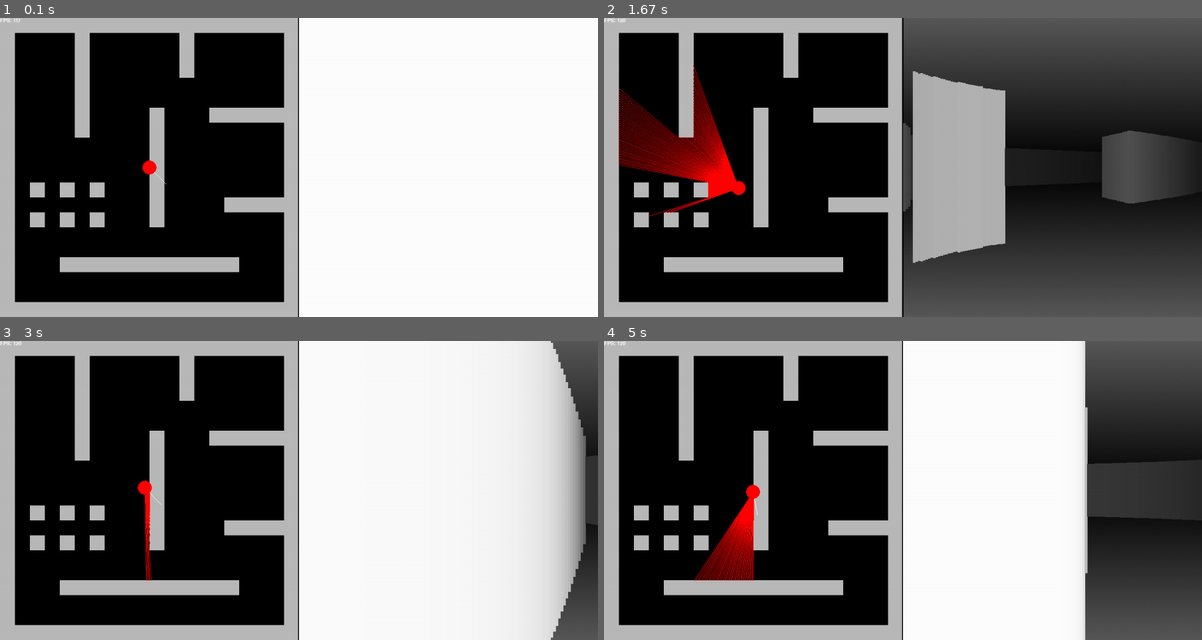
Above: before the commit, frames 1-4 (two rows, left to right).
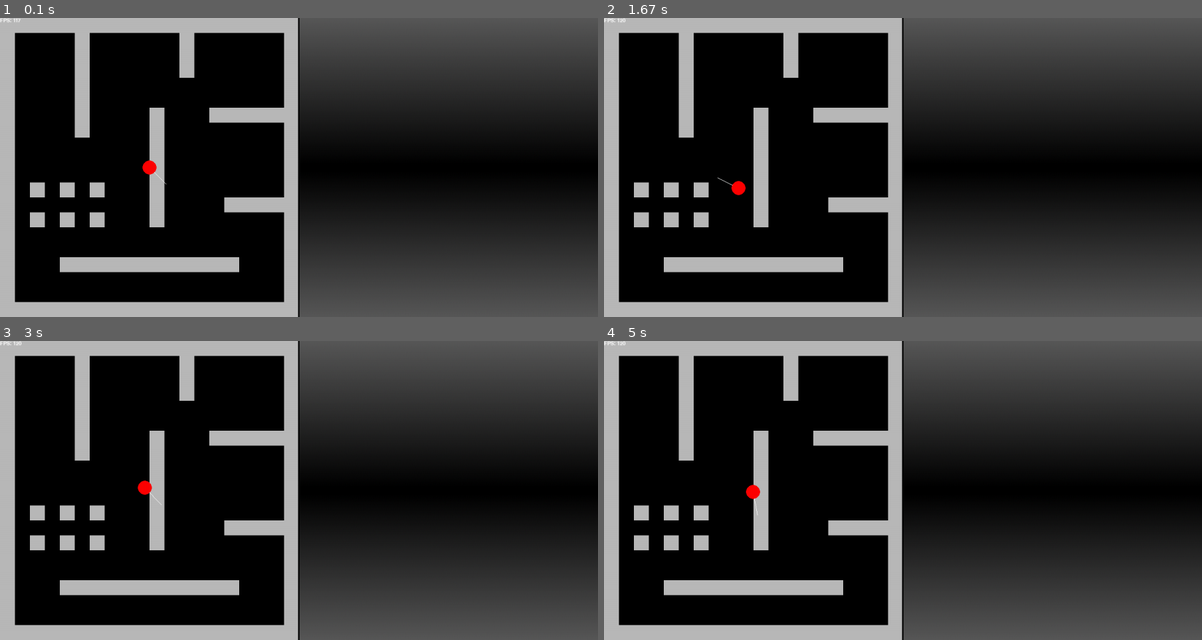
Above: after the commit, the same moments.

Repository: natyavidhan/pygame-raycaster-thingy
Game: pygame game, started from main.py
Two runs of this game, one before a commit and one after it. Both use one fixed random seed, a clock stepped at 60 frames per second and the inputs below.
Inputs:
- Up to frame 1 (0.1 s): no input
- Up to frame 2 (1.67 s): hold D 0.33-0.8 s; hold W 0.83-1.13 s; hold D 1.17-1.63 s
- Up to frame 3 (3 s): hold A 1.67-2.2 s; hold S 2.23-2.53 s; hold A 2.57-2.97 s
- Up to frame 4 (5 s): hold W 3-3.37 s; hold D 3.4-4.03 s; hold A 4.47-4.93 s; hold D from 4.97 s (still down)

The runs differ from the first frame. In frame 1, 50% of the frame differs, in the area x 50-100%, y 0-100%; in frame 2, 17%; in frame 3, 47%; in frame 4, 36%.

Commit message:
removed raycaster

Diff:
--- a/main.py
+++ b/main.py
@@ -1,8 +1,8 @@
 from raycaster import Raycaster, Player
 
 
-raycaster = Raycaster("map.png")
-player = Player(320, 320, raycaster)
+player = Player(320, 320)
+raycaster = Raycaster("map.png", player)
 
 raycaster.loadMap()
-raycaster.run(player)
+raycaster.run()
--- a/raycaster.py
+++ b/raycaster.py
@@ -6,49 +6,52 @@
 pygame.font.init()
 
 class Player:
-    def __init__(self, x, y, raycaster):
+    def __init__(self, x, y):
         self.x = x
         self.y = y
         self.angle = 315 * math.pi / 180
         self.speed = 3
-        self.fov = 90 * math.pi / 180
-        self.max_depth = 640
-        self.casted_rays = 120
-        self.STEPS = 1
-        self.raycaster = raycaster
-        self.screen = raycaster.screen
+        # self.fov = 90 * math.pi / 180
+        # self.max_depth = 640
+        # self.casted_rays = 120
+        # self.STEPS = 1
+        # self.raycaster = raycaster
+        # self.screen = raycaster.screen
 
-    def draw(self):
+    def draw(self, screen):
         pygame.draw.line(
-            self.screen,
+            screen,
             (255, 255, 255),
             (self.x, self.y),
             (self.x - math.sin(self.angle) * 50, self.y + math.cos(self.angle) * 50),
             1,
         )
-        pygame.draw.circle(self.screen, (255, 0, 0), (int(self.x), int(self.y)), 15)
+        pygame.draw.circle(screen, (255, 0, 0), (int(self.x), int(self.y)), 15)
 
-    def cast_rays(self):
-        start_angle = self.angle - self.fov / 2
-        for ray in range(self.casted_rays):
-            for depth in range(int(self.max_depth/self.STEPS)):
-                x = self.x - math.sin(start_angle) * (depth * self.STEPS)
-                y = self.y + math.cos(start_angle) * (depth * self.STEPS)
-                if self.raycaster.pxData[int(x)][int(y)] == 1:
-                    break
-            depth+= 0.0001 # to prevent division by zero
-            pygame.draw.line(self.screen, (255, 0, 0), (self.x, self.y), (x, y), 1)
-            start_angle += self.fov / self.casted_rays
-            cdep = depth * self.STEPS
-            color = 255 / ((1 + cdep * cdep * 0.0001))
-            depth *= math.cos(self.angle - start_angle)
-            wall_height = 21000 / (depth * self.STEPS)
-            SCALE = (640) / self.casted_rays
-            pygame.draw.rect(self.screen, (color, color, color), (640 + ray * SCALE, (640 / 2) - wall_height / 2,
-                SCALE+1, wall_height))
+    # def cast_rays(self):
+    #     start_angle = self.angle - self.fov / 2
+    #     rays = []
+    #     SCALE = (640) / self.casted_rays
+    #     for ray in range(self.casted_rays):
+    #         for depth in range(int(self.max_depth/self.STEPS)):
+    #             x = self.x - math.sin(start_angle) * (depth * self.STEPS)
+    #             y = self.y + math.cos(start_angle) * (depth * self.STEPS)
+    #             if self.raycaster.pxData[int(x)][int(y)] == 1:
+    #                 break
+    #         depth+= 0.0001 # to prevent division by zero
+    #         pygame.draw.line(self.screen, (255, 0, 0), (self.x, self.y), (x, y), 1)
+    #         start_angle += self.fov / self.casted_rays
+    #         cdep = depth * self.STEPS
+    #         color = 255 / ((1 + cdep * cdep * 0.0001))
+
+    #         depth *= math.cos(self.angle - start_angle)
+    #         wall_height = 21000 / (depth)# * self.STEPS)
+
+    #         pygame.draw.rect(self.screen, (color, color, color), (640 + ray * SCALE, (640 / 2) - wall_height / 2,
+    #             SCALE+1, wall_height))
 
 class Raycaster:
-    def __init__(self, mapFile):
+    def __init__(self, mapFile, player):
         self.screen = pygame.display.set_mode((1280, 640))
         pygame.display.set_caption("Pygame Raycaster")
         self.clock = pygame.time.Clock()
@@ -56,6 +59,7 @@
         self.TILESIZE = 32
         self.pxData = []
         self.gameMap = []
+        self.player = player
 
         self.img = Image.open(mapFile)
         self.large_img = Image.new("RGBA", (640, 640), (0, 0, 0, 255))
@@ -75,9 +79,11 @@
             for j in range(640):
                 self.pxData[i].append(1 if self.large_img.getpixel((i, j)) == (255, 255, 255, 255) else 0)
 
+    # def cast_rays(self):
 
 
-    def run(self, player):
+
+    def run(self):
         while self.running:
             pxData = self.pxData
 
@@ -105,21 +111,21 @@
 
             keys = pygame.key.get_pressed()
             if keys[pygame.K_a]:
-                player.angle -= (0.05*delta_time)
+                self.player.angle -= (0.05*delta_time)
             if keys[pygame.K_d]:
-                player.angle += (0.05*delta_time)
+                self.player.angle += (0.05*delta_time)
             if keys[pygame.K_w]:
-                nextX = player.x + -math.sin(player.angle) * player.speed * delta_time
-                nextY = player.y + math.cos(player.angle) * player.speed * delta_time
+                nextX = self.player.x + -math.sin(self.player.angle) * self.player.speed * delta_time
+                nextY = self.player.y + math.cos(self.player.angle) * self.player.speed * delta_time
                 if pxData[int(nextX)][int(nextY)] == 0:
-                    player.x = nextX
-                    player.y = nextY
+                    self.player.x = nextX
+                    self.player.y = nextY
             if keys[pygame.K_s]:
-                nextX = player.x + math.sin(player.angle) * player.speed * delta_time
-                nextY = player.y + -math.cos(player.angle) * player.speed * delta_time
+                nextX = self.player.x + math.sin(self.player.angle) * self.player.speed * delta_time
+                nextY = self.player.y + -math.cos(self.player.angle) * self.player.speed * delta_time
                 if pxData[int(nextX)][int(nextY)] == 0:
-                    player.x = nextX
-                    player.y = nextY
+                    self.player.x = nextX
+                    self.player.y = nextY
 
             fps = f"FPS: {round(self.clock.get_fps())}"
             self.screen.blit(
@@ -127,9 +133,9 @@
                 (0, 0),
             )
 
-            player.draw()
+            self.player.draw(self.screen)
             pygame.draw.line(self.screen, (0, 0, 0), (639, 0), (639, 640), 3)
-            player.cast_rays()
+            # player.cast_rays()
 
             pygame.display.flip()
             self.clock.tick(120)
